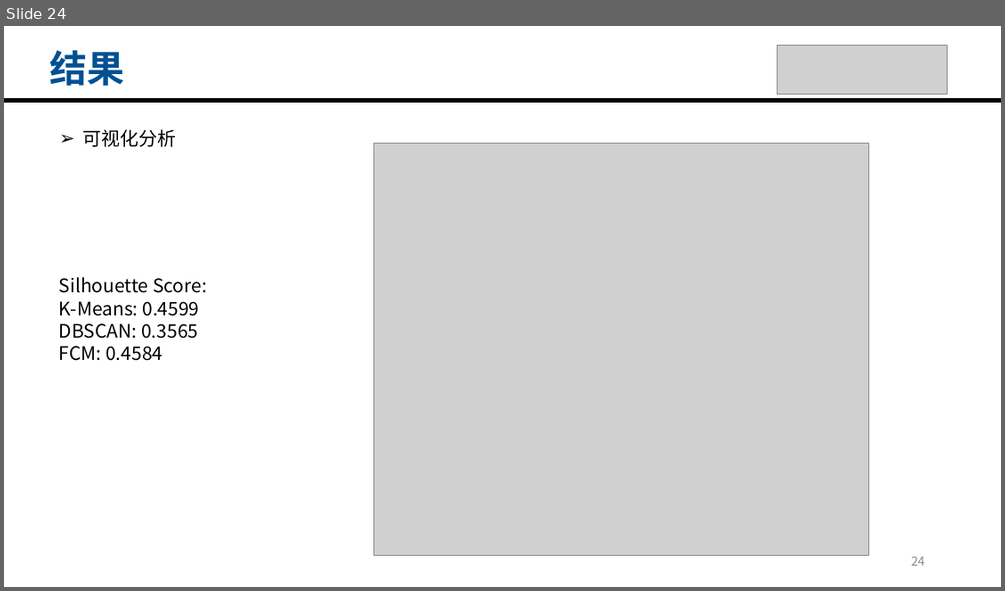
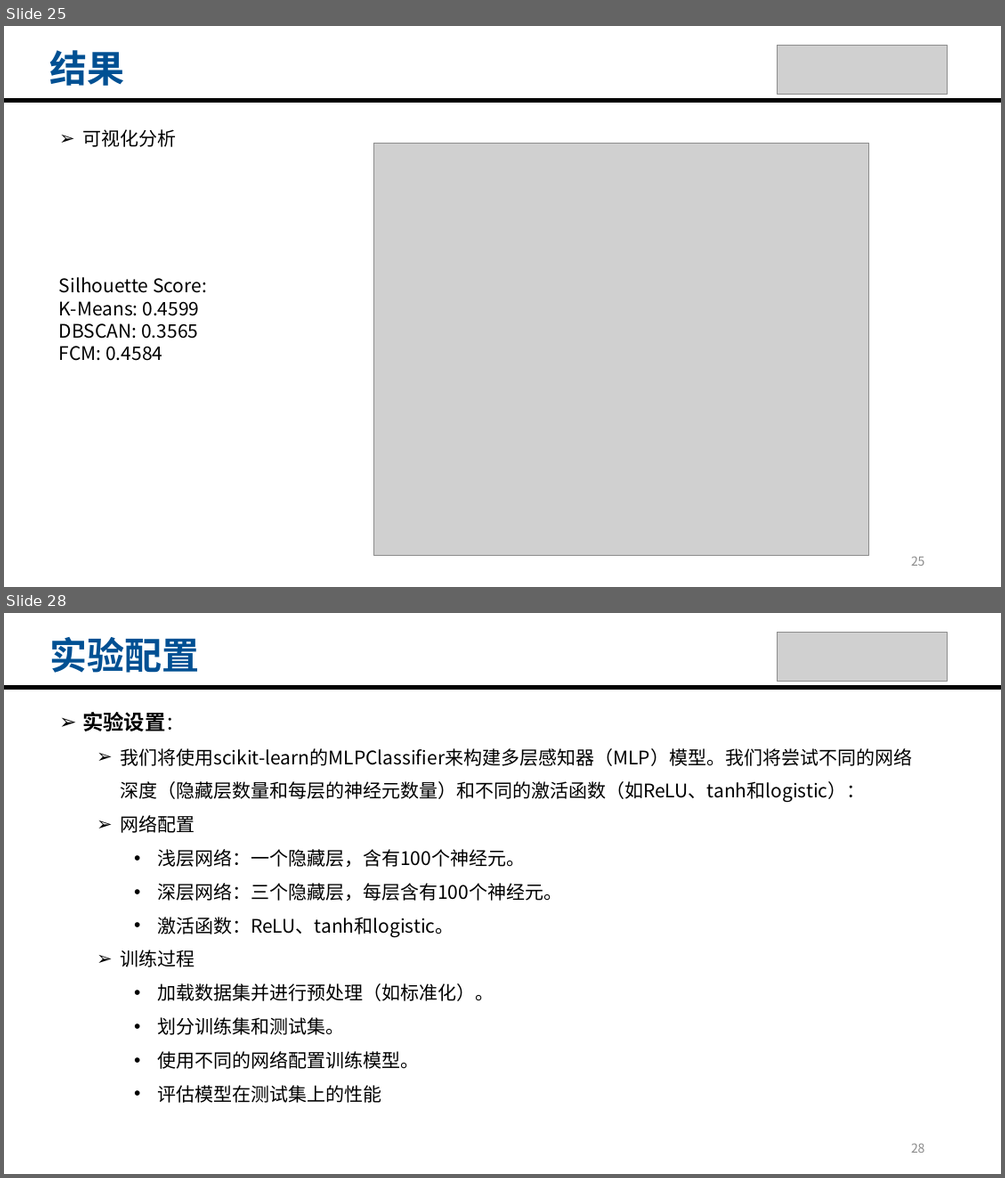
Before and after one commit to c4chuan/HomeWork, a slide deck: 2024/DataMiningandAnalysis/空白模板.pptx. Shown one above the other, each under a label of ours: slide 24 before the commit, slides 25 and 28 after it; the slides between them are not shown. The pictures are 1005x591 and 1005x1178 pixels, drawn with LibreOffice and Linux fonts; fonts in the diff are those of the drawing; grey boxes stand for pictures. Boxes give left, top, right and bottom in pixels: in the first picture for what was removed or moved away, otherwise in the second. Text is boxed around its words. In the diff, an @@ line names an element or a change of style, - is before the commit and + after.

```diff
--- a/2024/DataMiningandAnalysis/空白模板.pptx
+++ b/2024/DataMiningandAnalysis/空白模板.pptx
@@ slide 28 added at <box>4,613,1001,1174</box>, background #FFFFFF @@
@@ text added at <box>50,637,200,673</box>, 36 pt, text #005093, bold @@
+实验配置
@@ picture added at <box>777,633,947,682</box> @@
@@ line added from (4, 687) to (1001, 687), #000000 4.5 pt @@
@@ text added at <box>82,712,912,1103</box>, 18 pt, text #000000 @@
+➢ 实验设置：
+  ➢ 我们将使用scikit-learn的MLPClassifier来构建多层感知器（MLP）模型。我们将尝试不同的网络深度（隐藏层数量和每层的神经元数量）和不同的激活函数（如ReLU、tanh和logistic）：
+  ➢ 网络配置
+    • 浅层网络：一个隐藏层，含有100个神经元。
+    • 深层网络：三个隐藏层，每层含有100个神经元。
+    • 激活函数：ReLU、tanh和logistic。
+  ➢ 训练过程
+    • 加载数据集并进行预处理（如标准化）。
+    • 划分训练集和测试集。
+    • 使用不同的网络配置训练模型。
+    • 评估模型在测试集上的性能
@@ page number added at <box>911,1143,925,1152</box>, 12 pt, text #8C8C8C @@
+28
@@ what was slide 24 is now slide 25 @@
@@ page number at <box>911,556,925,565</box>: text changed @@
-24
+25
```
Also in this commit, not shown: 7 other slides added, 1 other file.
